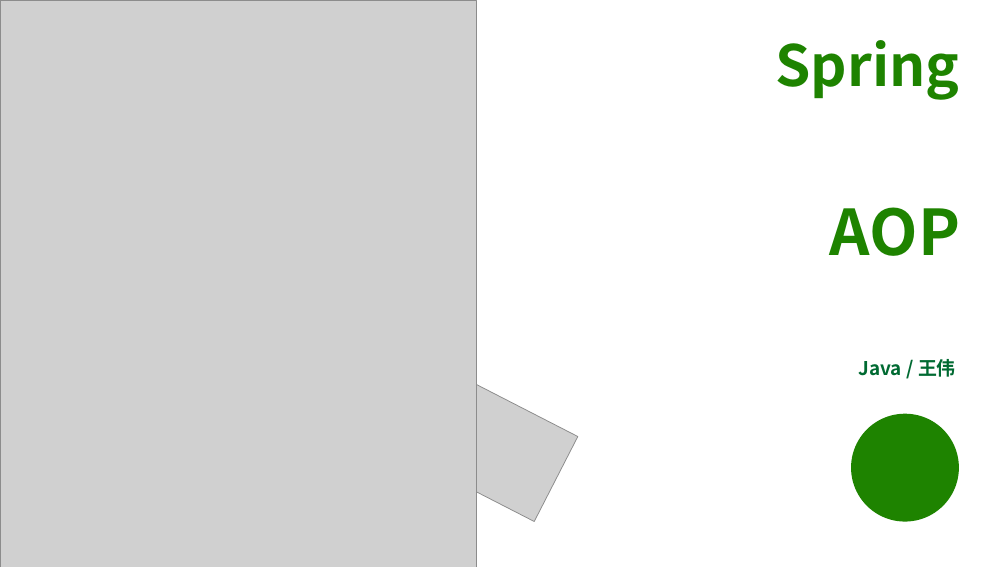
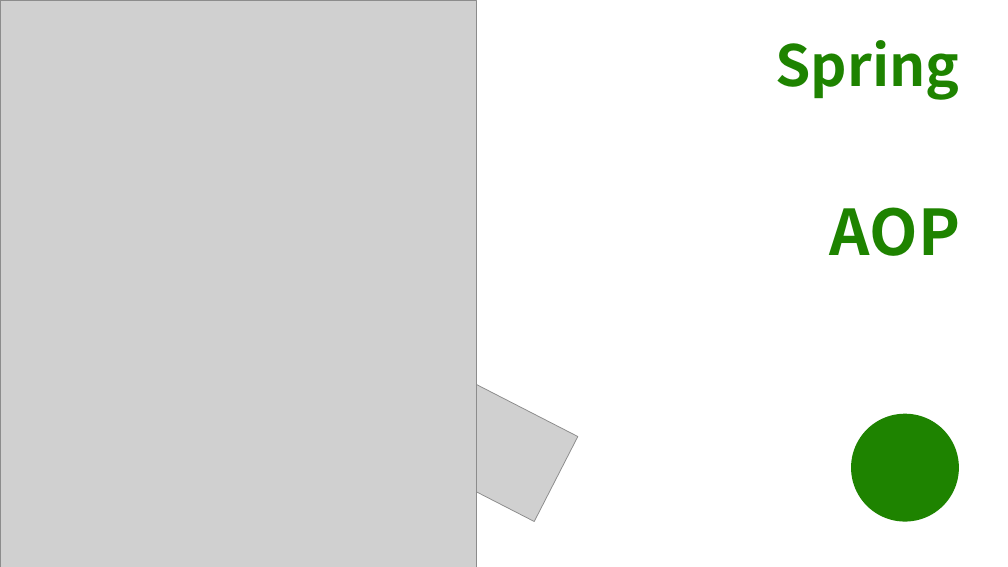
Before and after one commit to edu2act/course-spring, a slide deck: slide 1 of ch04-AOP/ch04-slide-AOP.pptx. Drawn at 1008x567 pixels with LibreOffice and Linux fonts; fonts in the diff are those of the drawing; grey boxes stand for pictures; background and template pictures are left out. Boxes give left, top, right and bottom in pixels: in the first picture for what was removed or moved away, otherwise in the second. Text is boxed around its words. In the diff, an @@ line names an element or a change of style, - is before the commit and + after.

```diff
--- a/ch04-AOP/ch04-slide-AOP.pptx
+++ b/ch04-AOP/ch04-slide-AOP.pptx
@@ text removed at [859,359,956,377] @@
-Java / 王伟
```
Also in this commit, not shown: 9 other files.
